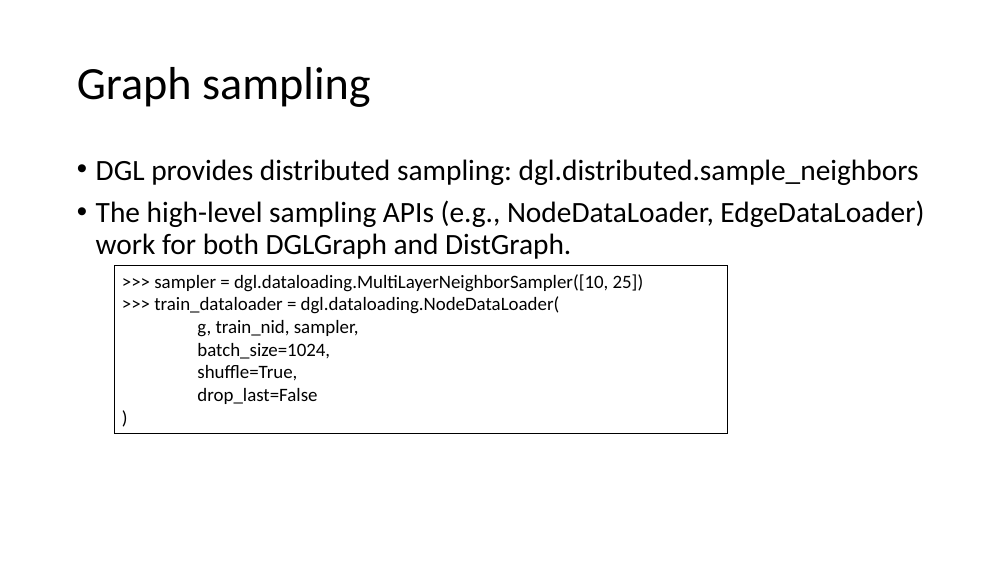
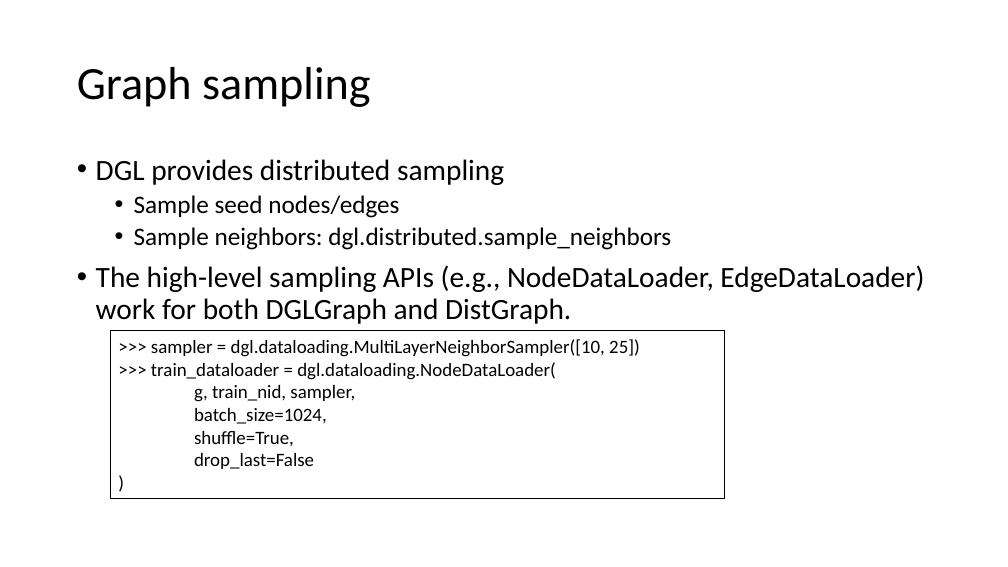
Before and after one commit to dglai/KDD20-Hands-on-Tutorial, a slide deck: slide 20 of 5-distributed/distributed training tutorial.pptx (slide 18 before the commit). Drawn at 1008x567 pixels with LibreOffice and Linux fonts; fonts in the diff are those of the drawing. Boxes give left, top, right and bottom in pixels: in the first picture for what was removed or moved away, otherwise in the second. Text is boxed around its words. In the diff, an @@ line names an element or a change of style, - is before the commit and + after.

```diff
--- a/5-distributed/distributed training tutorial.pptx
+++ b/5-distributed/distributed training tutorial.pptx
@@ text at <box>96,159,671,250</box>: text changed; size 28 to 24 pt @@
-• DGL provides distributed sampling: dgl.distributed.sample_neighbors
+• DGL provides distributed sampling
+  • Sample seed nodes/edges
+  • Sample neighbors: dgl.distributed.sample_neighbors
@@ rectangle ">>> sampler = dgl.dataloading.MultiLayerNeighborSampler([10, ...": place and size @@
-rectangle ">>> sampler = dgl.dataloading.MultiLayerNeighborSampler([10, ..." at <box>114,265,727,433</box>
+rectangle ">>> sampler = dgl.dataloading.MultiLayerNeighborSampler([10, ..." at <box>111,331,724,499</box>
```
Also in this commit, not shown: 10 other slides changed, 5 slides added, 1 slide removed.
